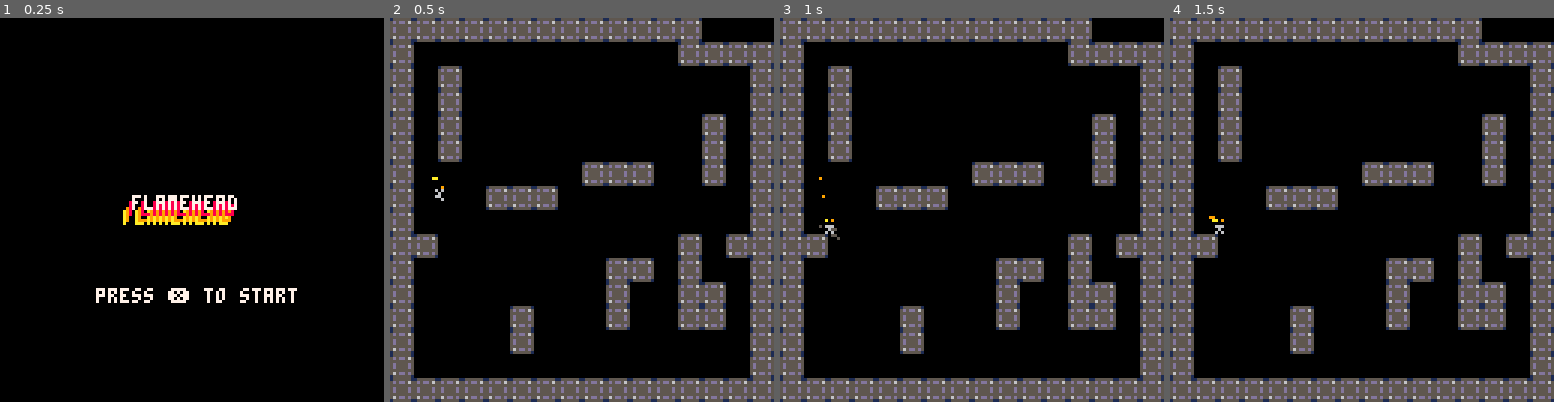
Above: before the commit, frames 1-4 (left to right).
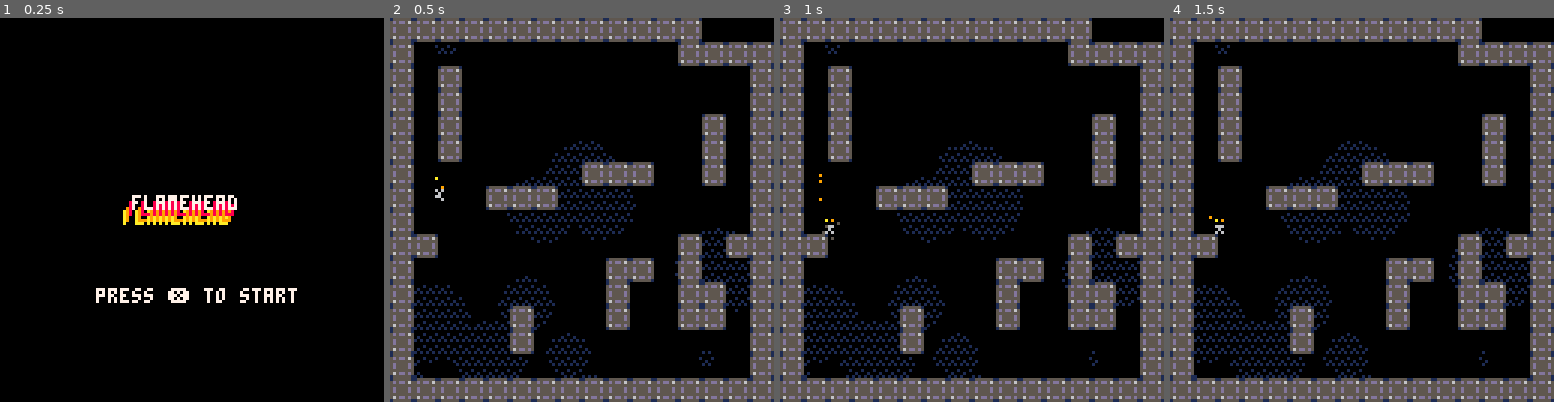
Above: after the commit, the same moments.

Repository: charlietran/pico8-games
Game: PICO-8 cartridge runboi.p8
Same seed, same stepped clock (60 frames per second), same inputs: the game is played once before the commit and once after it.
Inputs:
- Up to frame 1 (0.25 s): no input
- Up to frame 2 (0.5 s): tap X (X key) at 0.33 s
- Up to frame 3 (1 s): tap O (Z key) at 0.7 s
- Up to frame 4 (1.5 s): tap X (X key) at 1.07 s

Frame 1 is identical in both runs. In frame 2, 3.6% of the frame differs, in the area x 6-94%, y 7-94%; in frame 3, 3.6%; in frame 4, 3.6%.

Commit message:
Add bg clouds

Diff:
--- a/runboi.p8
+++ b/runboi.p8
@@ -29,6 +29,10 @@
 	gametime=0
 
 	gamestate="intro"
+
+	-- camera position
+	cx=0
+	cy=0
 
 	-- camera shake values
 	shakex=0
@@ -85,12 +89,41 @@
 		-- debugprint("fall timer: " .. player.falltimer)
 	end
 
+	bgdraw()
+
 	--draw the map
 	map(0,0,0,0,128,128)
 
 	for object in all(objects) do
 		object:draw()
 	end
+end
+
+function bgdraw()
+
+	-- fillp(0b0011 1100 1100 0011)
+ -- cloud checker pattern
+	-- 0 = filled
+	--     1111
+	--     1110
+	--     1111
+	--     0101
+	fillp(0b1111111010110101)
+	for i=1,30 do
+		srand(i)
+		local size=i/30
+
+			-- circles move with parallax
+			-- x position scrolls slowly
+			local x=(rnd(128+64)-(cx+time()*5)*(size*.7+.3)*.4)%(128+64)-32
+			local y=(rnd(128+64)-cy*(size*.7+.3)*.4)%(128+64)-32
+
+			col=1
+
+			circfill(x,y,size*16,col)
+			-- circfill(x,y,size*(col%1)*16,col+1)
+	end
+	fillp()
 end
 
 function debugprint(text)
